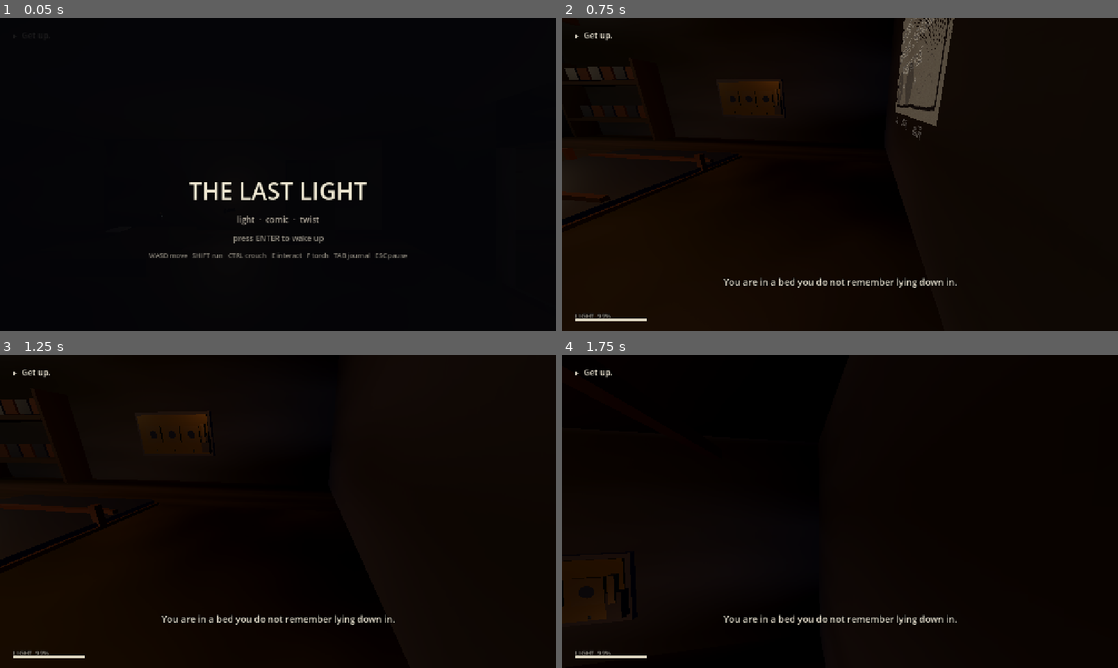
Above: before the commit, frames 1-4 (two rows, left to right).
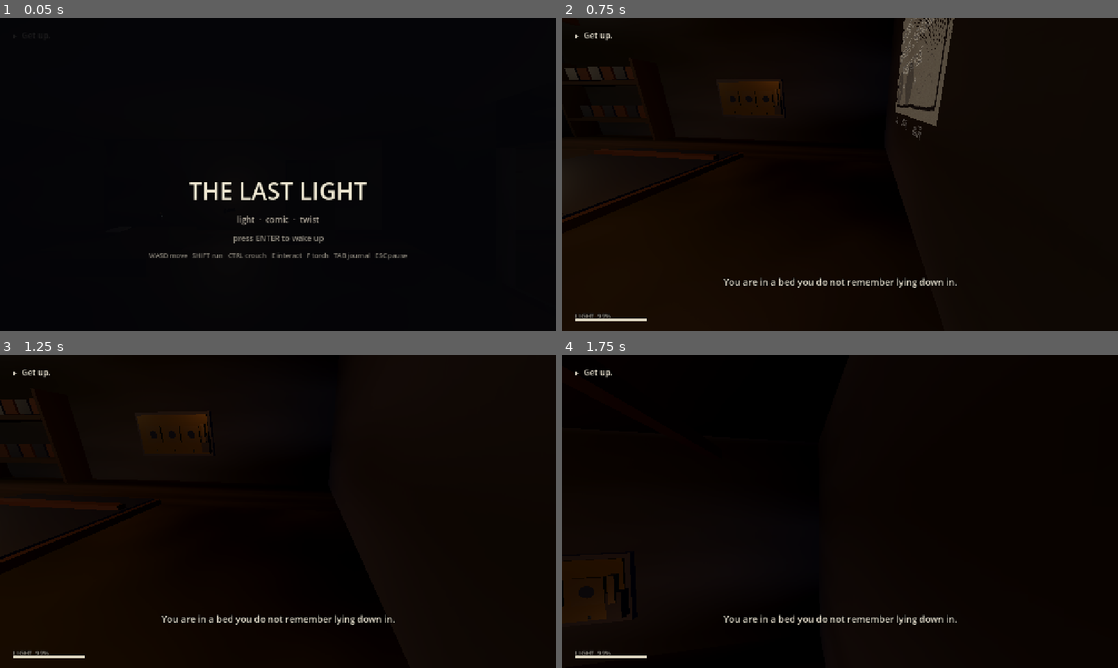
Above: after the commit, the same moments.

Repository: Bhakti-del/the_last_light
Game: Godot game, scene res://tests/flow_test.tscn
Two runs of this game, one before a commit and one after it. Both use one fixed random seed, a clock stepped at 60 frames per second and the inputs below. This scene is started directly instead of the project's main scene.
Inputs (mouse positions are in pixels of both pictures, inside the frame that each line leads up to):
- Up to frame 1 (0.05 s): no input
- Up to frame 2 (0.75 s): tap Enter (ui_accept) at 0.5 s; move the mouse to (812, 237) at 0.52 s; hold W (move_forward) from 0.53 s (still down); hold Ctrl (crouch) from 0.53 s (still down)
- Up to frame 3 (1.25 s): keep holding W (move_forward); keep holding Ctrl (crouch); tap Space (jump) at 0.77 s
- Up to frame 4 (1.75 s): keep holding W (move_forward); move the mouse to (878, 514) at 1.27 s; release Ctrl (crouch) at 1.28 s; tap E (interact) at 1.35 s; tap Space (jump) at 1.52 s

Frame 1 is identical in both runs. In frame 2, 0.6% of the frame differs, in the area x 0-32%, y 41-68%; in frame 3, 0.6%; in frame 4, nothing differs.
Error before the commit: Trying to assign value of type 'StaticBody3D' to a variable of type 'AnimatableBody3D'. (res://src/world/level_builder.gd:502)
Error after the commit: Trying to assign value of type 'StaticBody3D' to a variable of type 'AnimatableBody3D'. (res://src/world/level_builder.gd:473)

Commit message:
Fix hatch cover hide on lever pull, creature spawns in hallway

Diff:
--- a/src/main.gd
+++ b/src/main.gd
@@ -83,9 +83,10 @@
 	creature.player = player
 	creature.flashlight = player.flashlight
 	world.add_child(creature)
-	creature.spawn_at(LevelData.CREATURE_SPAWN)
+	# Spawn in the hallway so the player encounters it on the ground floor
+	creature.spawn_at(Vector3(13.0, 0.0, 4.6))
 	creature.set_enabled(true)
-	creature.grant_grace(6.0)
+	creature.grant_grace(10.0)
 	player.noise_made.connect(creature.hear_noise)
 
 	if fresh:
--- a/src/world/level_builder.gd
+++ b/src/world/level_builder.gd
@@ -305,17 +305,17 @@
 # ============================================================ basement stair
 
 func _build_stairs() -> void:
-	var h: Rect2 = LevelData.HATCH
+	var h: Rect2 = LevelData.HATCH   # x: 18.8..21.2,  z: 1.9..6.3
 	var y0 := 0.0
-	var y1 := LevelData.BASEMENT_Y
-	var run := h.size.y
-	var drop := y0 - y1
+	var y1 := LevelData.BASEMENT_Y   # -3.6
+	var run := h.size.y              # 4.4 m along Z
+	var drop := y0 - y1             # 3.6 m drop
 	var rise := drop / float(STAIR_STEPS)
 	var step_run := run / float(STAIR_STEPS)
 	var mid_z := h.position.y + run * 0.5
-	var mid_y := (y0 + y1) * 0.5
-
-	# --- visual step treads (no collision)
+	var mid_y := (y0 + y1) * 0.5   # -1.8
+
+	# visual-only step treads
 	for i in STAIR_STEPS:
 		var z := h.position.y + step_run * (float(i) + 0.5)
 		var top := y0 - rise * (float(i) + 0.5)
@@ -324,64 +324,61 @@
 			"metal" if i % 2 == 0 else "rust")
 		mi.cast_shadow = GeometryInstance3D.SHADOW_CASTING_SETTING_OFF
 
-	# --- invisible ramp the player slides down
+	# Ramp: single angled slab.  The BoxShape centre is at mid_y, mid_z.
+	# rotation.x = +angle tilts so that the face at -Z/2 is high (y0) and
+	# the face at +Z/2 is low (y1).
 	var ramp_len := sqrt(run * run + drop * drop)
-	var ramp_angle := atan2(drop, run)
+	var ramp_angle := atan2(drop, run)   # ~39 deg
 	var ramp_body := StaticBody3D.new()
 	ramp_body.collision_layer = 1 << 0
 	ramp_body.collision_mask = 0
-	ramp_body.position = Vector3(h.position.x + h.size.x * 0.5, mid_y + 0.05, mid_z)
+	ramp_body.position = Vector3(h.position.x + h.size.x * 0.5, mid_y, mid_z)
 	ramp_body.rotation.x = ramp_angle
 	add_child(ramp_body)
 	var ramp_cs := CollisionShape3D.new()
 	var ramp_shape := BoxShape3D.new()
-	ramp_shape.size = Vector3(h.size.x - 0.20, 0.20, ramp_len)
+	ramp_shape.size = Vector3(h.size.x - 0.20, 0.25, ramp_len)
 	ramp_cs.shape = ramp_shape
 	ramp_body.add_child(ramp_cs)
 
-	# --- stringers either side
+	# Side walls of stairwell (keep player from falling off sides)
 	for sx in [-1.0, 1.0]:
-		_solidbox(Vector3(0.12, abs(drop) + 0.2, run),
-			Vector3(h.position.x + h.size.x * 0.5 + sx * (h.size.x * 0.5 - 0.08),
+		_solidbox(Vector3(0.15, drop + 0.3, run),
+			Vector3(h.position.x + h.size.x * 0.5 + sx * (h.size.x * 0.5 - 0.06),
 				mid_y - 0.05, mid_z), "rust")
 
-	# --- rails
-	var rail_h := 1.0
-	for sx in [-1.0, 1.0]:
-		var x := h.position.x + (0.06 if sx < 0.0 else h.size.x - 0.06)
-		_solidbox(Vector3(0.08, 0.08, run), Vector3(x, y1 + rail_h + 0.4, mid_z), "rust")
-		for j in range(4):
-			var pz := h.position.y + run * (float(j) + 0.2)
-			var py := y0 - drop * (pz - h.position.y) / run
-			_solidbox(Vector3(0.08, rail_h, 0.08), Vector3(x, py + rail_h * 0.5, pz), "rust")
-
-	# --- closed south end
-	_solidbox(Vector3(h.size.x, rail_h, 0.10),
-		Vector3(h.position.x + h.size.x * 0.5, y0 + rail_h * 0.5, h.end.y - 0.05), "rust")
-
-	# --- landing pad at bottom
-	_solidbox(Vector3(h.size.x - 0.16, 0.14, 0.60),
-		Vector3(h.position.x + h.size.x * 0.5, y1 + 0.07, h.end.y - 0.35), "floor_concrete")
-
-	# --- hatch cover: a flat metal lid sitting over the hole.
-	# When the rune lock is solved it becomes invisible + non-collidable.
+	# Ceiling over stairwell (north wall of storage) — just the south side
+	_solidbox(Vector3(h.size.x, 0.3, 0.15),
+		Vector3(h.position.x + h.size.x * 0.5, y0 + 0.15, h.end.y - 0.08), "rust")
+
+	# Basement landing
+	_solidbox(Vector3(h.size.x - 0.16, 0.15, 0.80),
+		Vector3(h.position.x + h.size.x * 0.5, y1 + 0.08, h.end.y - 0.45), "floor_concrete")
+
+	# Hatch cover — stored as hatch_pivot so _open_hatch can hide it
 	var cover_w := h.size.x - 0.10
 	var cover_d := h.size.y - 0.10
 	hatch_pivot = Node3D.new()
-	hatch_pivot.position = Vector3(h.position.x + h.size.x * 0.5, y0 + 0.05, h.position.y + h.size.y * 0.5)
+	hatch_pivot.name = "HatchCover"
+	hatch_pivot.position = Vector3(h.position.x + h.size.x * 0.5, y0 + 0.06, h.position.y + h.size.y * 0.5)
 	add_child(hatch_pivot)
-	_hatch_cover_size = Vector3(cover_w, 0.10, cover_d)
-	var cover := _solid(_hatch_cover_size, Vector3.ZERO, hatch_pivot)
+
+	# Collision body for the cover (blocks the hole when locked)
+	var cover_body := _solid(Vector3(cover_w, 0.12, cover_d), Vector3.ZERO, hatch_pivot)
+	cover_body.name = "CoverBody"
+
+	# Visible mesh
 	var cm := MeshInstance3D.new()
 	var cb := BoxMesh.new()
-	cb.size = _hatch_cover_size
+	cb.size = Vector3(cover_w, 0.12, cover_d)
 	cm.mesh = cb
 	cm.material_override = _mats["metal"]
 	hatch_pivot.add_child(cm)
+
+	# Plank decoration
 	for i in 3:
-		_box(Vector3(cover_w - 0.08, 0.05, 0.07),
-			Vector3(0, 0.07, -cover_d * 0.5 + 0.6 + float(i) * (cover_d - 1.0) / 2.5),
-			"rust", hatch_pivot)
+		var strip_z := -cover_d * 0.5 + 0.5 + float(i) * (cover_d - 0.8) / 2.0
+		_box(Vector3(cover_w - 0.08, 0.06, 0.12), Vector3(0, 0.09, strip_z), "rust", hatch_pivot)
 
 	if not _hatch_wired:
 		_hatch_wired = true
@@ -389,47 +386,21 @@
 	_open_hatch()
 
 
-## When hatch_open flag fires: hide the cover, disable its collision,
-## add a teleport ZoneTrigger at the lip so walking over it drops the player
-## to the top of the ramp inside the basement stairwell.
+## Called at startup (cover stays) and when "hatch_open" flag fires (cover vanishes).
 func _open_hatch() -> void:
 	if hatch_pivot == null:
 		return
-	var open: bool = GameState.has_flag("hatch_open")
-	if not open:
+	if not GameState.has_flag("hatch_open"):
 		return
 
-	# hide and disable the cover
+	# Make the cover invisible and non-collidable
 	hatch_pivot.visible = false
 	for child in hatch_pivot.get_children():
 		if child is StaticBody3D:
-			child.collision_layer = 0
-			child.collision_mask = 0
-
-	GameState.push_notice("The hatch opens. Stairs lead down to the basement.", 3.5)
+			(child as StaticBody3D).collision_layer = 0
+
+	GameState.push_notice("The hatch swings open.", 3.0)
 	GameState.set_objective_key("basement")
-
-	# Teleport zone: a thin slab over the north half of the hatch opening.
-	# Walking into it sends the player to the top of the stair ramp.
-	var h: Rect2 = LevelData.HATCH
-	# top of ramp = just inside the hatch, slightly below floor level
-	var ramp_top := Vector3(h.position.x + h.size.x * 0.5, -0.4, h.position.y + 0.6)
-
-	var tz := ZoneTrigger.new()
-	tz.monitoring = true
-	tz.once = false   # allow repeated use going up and down
-	tz.teleport_to = ramp_top
-	tz.subtitle = ""
-	var cs := CollisionShape3D.new()
-	var bs := BoxShape3D.new()
-	bs.size = Vector3(h.size.x - 0.20, 0.60, 0.80)
-	cs.shape = bs
-	cs.position = Vector3(0, 0.30, 0)
-	tz.add_child(cs)
-	tz.position = Vector3(h.position.x + h.size.x * 0.5, 0.0, h.position.y + 0.40)
-	tz.collision_layer = 0
-	tz.collision_mask = 1 << 1
-	add_child(tz)
 
 
 func _on_hatch_flag(key: String) -> void:
